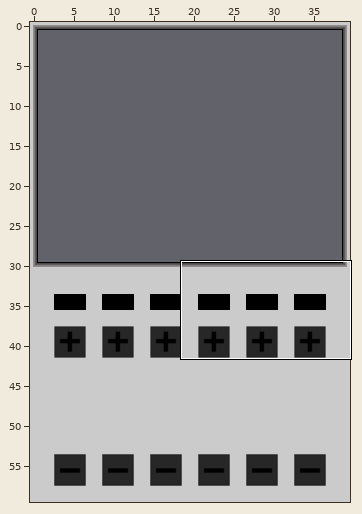
Two states of a Tiled map, assets/bg2.tmx. Above: a wide view before the commit, with the close-up outlined.
Close-up. As it was:
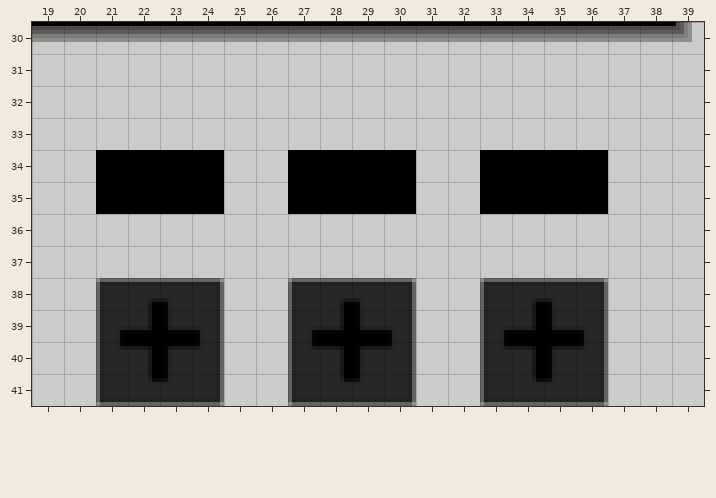
Cells are 8x8 px. Shown: x 19..39, y 30..41. The commit also changed other parts of the map, which this record leaves out. Tiles whose own drawing changed are shown in their newer look in all pictures.
New version:
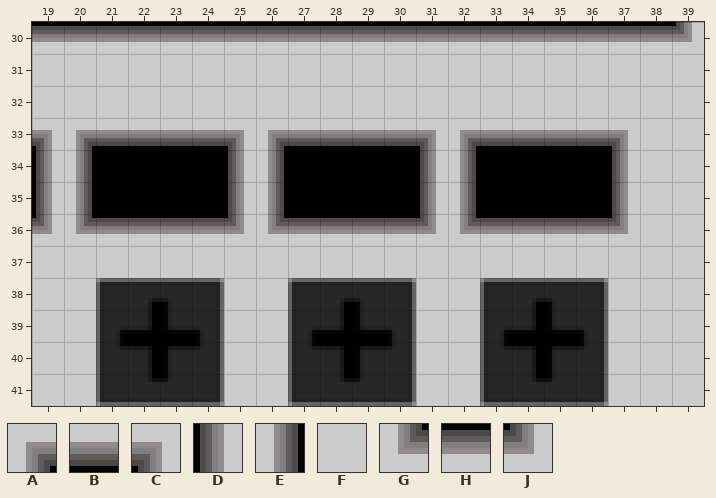
Key: from "ram": A 0, B 1, C 3, D 7, E 8, F 10, G 12, H 14, J 15.
_ is an empty cell.
Change:
Layer "Tile Layer 1":
Tile A replaces tile F in row 33 at x 20, 26 and 32.
Tile B replaces tile F in row 33 at x 21 to 24, 27 to 30 and 33 to 36.
Tile C replaces tile F in row 33 at x 19, 25, 31 and 37.
Tile D replaces tile F in rows 34 to 35 at x 19, 25, 31 and 37.
Tile E replaces tile F in rows 34 to 35 at x 20, 26 and 32.
Tile G replaces tile F in row 36 at x 20, 26 and 32.
Tile H replaces tile F in row 36 at x 21 to 24, 27 to 30 and 33 to 36.
Tile J replaces tile F in row 36 at x 19, 25, 31 and 37.
Where, in picture pixels (left, top, right, bottom), the same in both close-ups:
changed: (32, 130, 628, 234)
